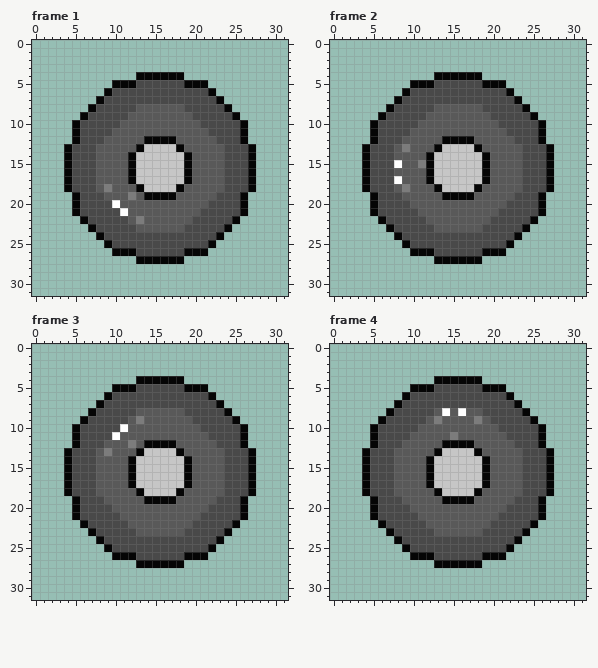
Edited in one commit: pixel-art file (Sprites/Pawns/Pawn_05/Pawn_05_Part_Wheel.aseprite). Above: the version before the commit.
32x32 pixels, 20 frames. Colours within 5 levels of each other are drawn and written as one. Shown: frame 1, frame 2, frame 3, frame 4. The commit also changed other frames, which this record leaves out.
After the commit:
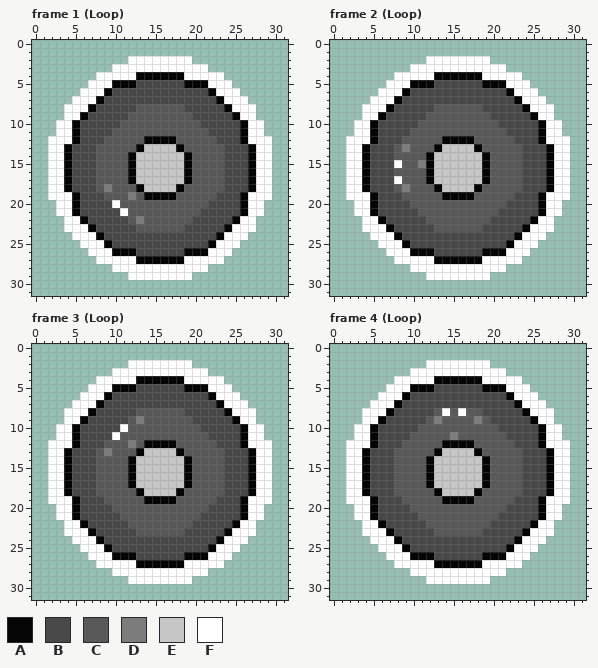
Palette (. is transparent): A #050505  B #494949  C #595959  D #7c7c7c  E #c6c6c6  F #ffffff
Change:
layer "Layer 2" added
Frame 1 (Loop), layer "Layer 2":
y 2: x 12..19 ........ -> FFFFFFFF
y 3: x 10..21 ............ -> FFFFFFFFFFFF
y 4: x 8..12 ..... -> FFFFF; x 19..23 ..... -> FFFFF
y 5: x 7..9 ... -> FFF; x 22..24 ... -> FFF
y 6: x 6..8 ... -> FFF; x 23..25 ... -> FFF
y 7: x 5..7 ... -> FFF; x 24..26 ... -> FFF
y 8: x 4..6 ... -> FFF; x 25..27 ... -> FFF
y 9: x 4..5 .. -> FF; x 26..27 .. -> FF
y 10..11: x 3..4 .. -> FF; x 27..28 .. -> FF
y 12: x 2..4 ... -> FFF; x 27..29 ... -> FFF
y 13..18: x 2..3 .. -> FF; x 28..29 .. -> FF
y 19: x 2..4 ... -> FFF; x 27..29 ... -> FFF
y 20..21: x 3..4 .. -> FF; x 27..28 .. -> FF
y 22: x 4..5 .. -> FF; x 26..27 .. -> FF
y 23: x 4..6 ... -> FFF; x 25..27 ... -> FFF
y 24: x 5..7 ... -> FFF; x 24..26 ... -> FFF
y 25: x 6..8 ... -> FFF; x 23..25 ... -> FFF
y 26: x 7..9 ... -> FFF; x 22..24 ... -> FFF
y 27: x 8..12 ..... -> FFFFF; x 19..23 ..... -> FFFFF
y 28: x 10..21 ............ -> FFFFFFFFFFFF
y 29: x 12..19 ........ -> FFFFFFFF
Frame 2 (Loop), layer "Layer 2": the same change as frame 1 (Loop)
Frame 3 (Loop), layer "Layer 2": the same change as frame 1 (Loop)
Frame 4 (Loop), layer "Layer 2": the same change as frame 1 (Loop)
